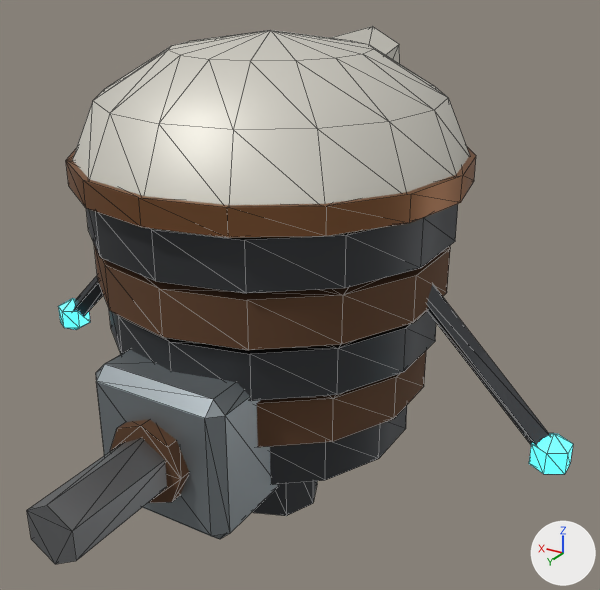
The glTF model client/assets/models/packs/placeholders/defender.glb as it was, and as the next commit left it.
Both versions are drawn from a 50 mm camera at (-0.536, 0.83, 0.727) aimed at (-0.053, 0.024, 0.325). The axes (+X, +Y, +Z) are drawn at lower right. The lights are the same throughout. The picture after the commit comes second. Mesh edges are drawn as thin lines. Vertices at exactly the same position are counted once.

In view in the first picture: 'body'.
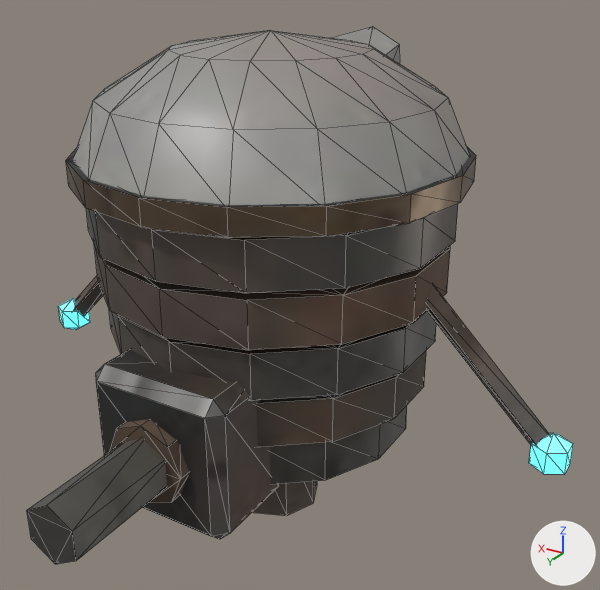
Boxes [x1, y1, x2, y2] around the edits, measured in the pictures (600 x 590 px):
'body', surface changed: [27, 26, 573, 564] in both
part 1 of me_body, surface changed: [27, 26, 573, 564] in both
part 2 of me_body, recoloured (darker): [72, 26, 470, 205] in both
part 3 of me_body, recoloured: [66, 147, 476, 238] in both
part 4 of me_body, recoloured: [74, 204, 550, 516] in both
part 5 of me_body, recoloured: [94, 244, 450, 503] in both
part 6 of me_body, recoloured (darker): [96, 350, 279, 539] in both
part 7 of me_body, recoloured: [27, 448, 167, 564] in both

Edits to the bpy script that builds the scene:
```text
Add img_image_2:
    img_image_2 = load_image('Image_2', '_unpacked/Image_2', 256, 256, 'Non-Color')
Add img_image_0:
    img_image_0 = load_image('Image_0', '_unpacked/Image_0', 256, 256, 'sRGB')
Add img_image_1:
    img_image_1 = load_image('Image_1', '_unpacked/Image_1', 256, 256, 'Non-Color')
Change mat_lamp_cyan:
    remove # nodes: BsdfPrincipled, Mix, OutputMaterial, VertexColor
    remove # colours: cyan #40e0ff, cyan #6ff0e8, mixed with the vertex colours
    nodes: BsdfPrincipled, NormalMap, OutputMaterial, SeparateColor, TexImage x3
    colours: cyan #40e0ff
    uses the picture img_image_0
    uses the picture img_image_1
    uses the picture img_image_2
Add mat_pbr_body:
    mat_pbr_body = bpy.data.materials.new('pbr_body')
    # uses the picture img_image_0
    # uses the picture img_image_1
    # uses the picture img_image_2
Change me_body:
    where me_body.from_pydata(...)  # 345 vertices, 626 faces; spans x -0.39..0.39, y -0.279..0.4, z 0.0..0.631
    used by ob_body; location = (0.0, 0.0, 0.0)
    me_body part 1: 626 kept faces spanning x -0.39..0.39, y -0.279..0.4, z 0.0..0.631 get new texture (UV) coordinates
    me_body part 2: 114 faces spanning x -0.235..0.235, y -0.279..0.235, z 0.471..0.631 switch from mat_paint_white to mat_pbr_body
    me_body part 3: 60 faces spanning x -0.24..0.24, y -0.24..0.24, z 0.465..0.495 switch from mat_copper_dull to mat_pbr_body
    me_body part 4: 208 faces spanning x -0.38..0.38, y -0.225..0.225, z 0.0..0.458 switch from mat_steel_dark to mat_pbr_body
    me_body part 5: 132 faces spanning x -0.214..0.214, y -0.22..0.265, z 0.15..0.392 switch from mat_rust_brown to mat_pbr_body
    me_body part 6: 44 faces spanning x -0.09..0.09, y 0.12..0.25, z 0.11..0.29 switch from mat_blue_steel to mat_pbr_body
    me_body part 7: 20 faces spanning x -0.03..0.03, y 0.25..0.4, z 0.165..0.235 switch from mat_steel to mat_pbr_body
```
